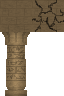
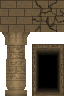
The second w=64, h=96 image is a revision of the first. Changes to its layers:
"Calque 21": opacity 76% → 100%, painted on it over [0, 0, 33, 32]
removed layer "Calque 4" (1st of 2, in "Stone") from group "Stone" over [0, 0, 32, 32]
"Calque 3" (2nd of 2, in "Cracked Stone"): opacity 100% → 88% over [32, 0, 64, 32]
renamed "Calque 22" to "Calque 23", opacity 75% → 100%, painted on it over [32, 0, 64, 32]
removed layer "Calque 4" (2nd of 2, in "Cracked Stone") from group "Cracked Stone" over [32, 0, 64, 32]
added group "Door" with 3 layers over [32, 44, 64, 96]
added layer "Calque 25" in group "Door" over [33, 45, 63, 96]
added layer "Calque 26" in group "Door" over [32, 44, 64, 96]
added layer "Calque 27" in group "Door" over [32, 44, 64, 96]
